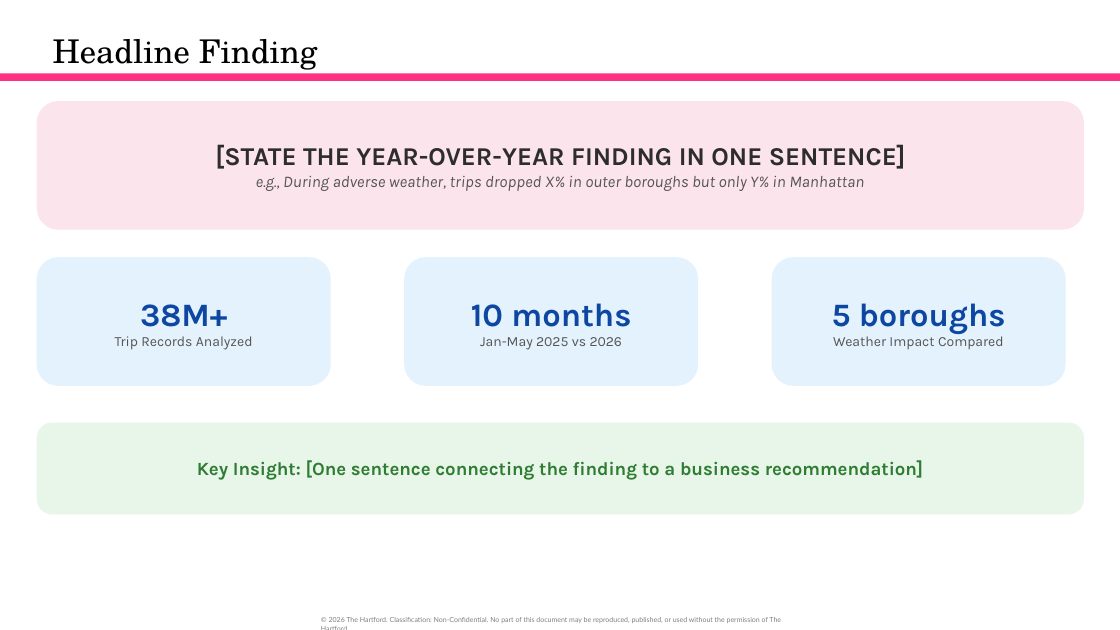
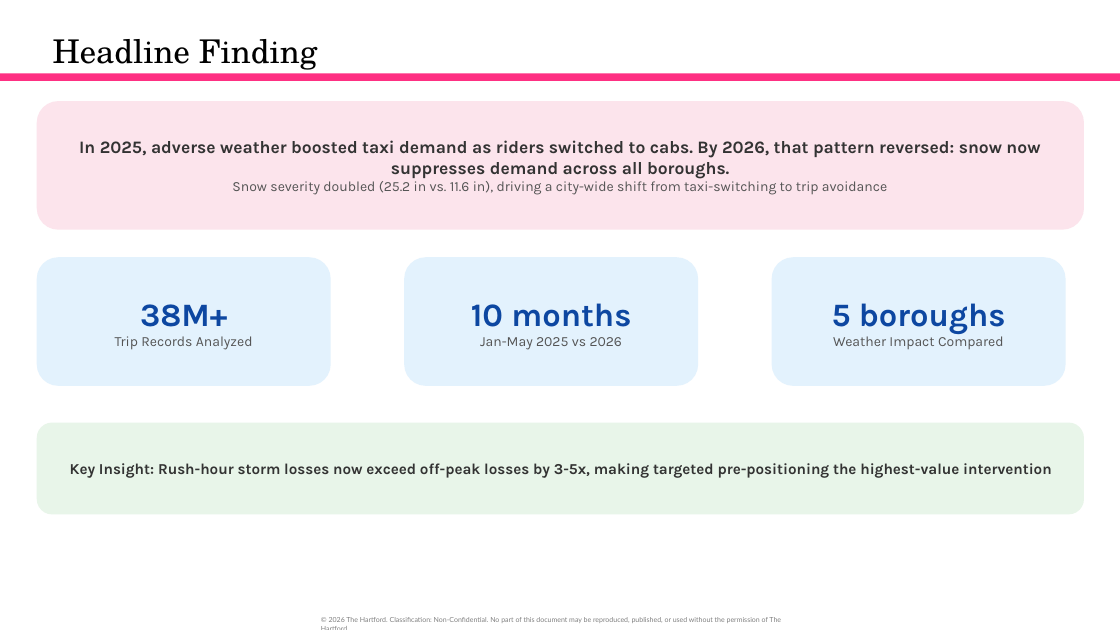
Before and after one commit to orlandojmarin/nyc-taxi-capstone, a slide deck: slide 4 of docs/Capstone_Presentation.pptx. Drawn at 1120x630 pixels with LibreOffice and Linux fonts; fonts in the diff are those of the drawing. Boxes give left, top, right and bottom in pixels: in the first picture for what was removed or moved away, otherwise in the second. Text is boxed around its words. In the diff, an @@ line names an element or a change of style, - is before the commit and + after.

Commit message:
Update presentation with extensions section and filled-in findings

```diff
--- a/docs/Capstone_Presentation.pptx
+++ b/docs/Capstone_Presentation.pptx
@@ text in rounded rectangle at <box>79,140,1040,195</box>: text changed; size 14 to 15 pt; text colour #555555 to #333333; bold on; italic off @@
-[STATE THE YEAR-OVER-YEAR FINDING IN ONE SENTENCE]
-e.g., During adverse weather, trips dropped X% in outer boroughs but only Y% in Manhattan
+In 2025, adverse weather boosted taxi demand as riders switched to cabs. By 2026, that pattern reversed: snow now suppresses demand across all boroughs.
+Snow severity doubled (25.2 in vs. 11.6 in), driving a city-wide shift from taxi-switching to trip avoidance
@@ text in rounded rectangle at <box>70,463,1052,478</box>: text changed; size 16 to 13 pt; text colour #2E7D32 to #333333 @@
-Key Insight: [One sentence connecting the finding to a business recommendation]
+Key Insight: Rush-hour storm losses now exceed off-peak losses by 3-5x, making targeted pre-positioning the highest-value intervention
```
Also in this commit, not shown: 8 other slides changed, 7 slides added, 2 slides removed, 3 other files.
